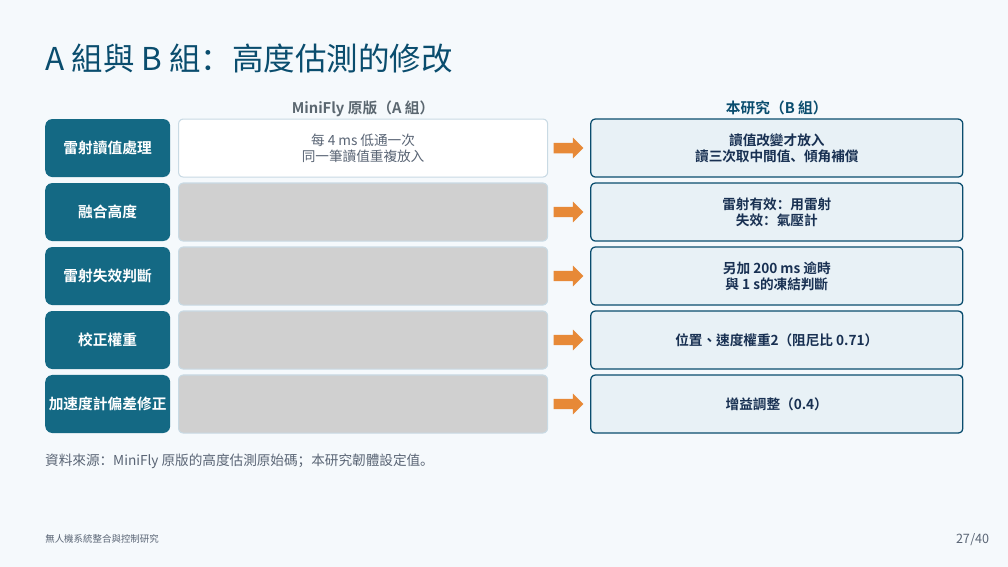
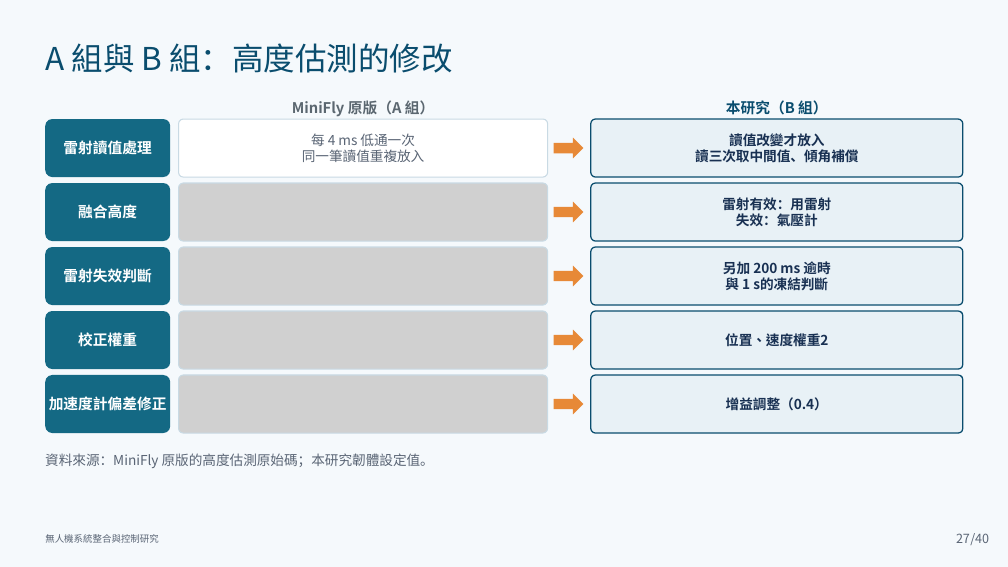
Before and after one commit to lingken1028/-, a slide deck: slide 27 of 無人機系統整合與控制研究_口試簡報 2.pptx. Drawn at 1008x567 pixels with LibreOffice and Linux fonts; fonts in the diff are those of the drawing; grey boxes stand for pictures. Boxes give left, top, right and bottom in pixels: in the first picture for what was removed or moved away, otherwise in the second. Text is boxed around its words. In the diff, an @@ line names an element or a change of style, - is before the commit and + after.

```diff
--- a/無人機系統整合與控制研究_口試簡報 2.pptx
+++ b/無人機系統整合與控制研究_口試簡報 2.pptx
@@ text in rounded rectangle at bbox=[725, 333, 828, 346]: text changed @@
-位置、速度權重2（阻尼比 0.71）
+位置、速度權重2
```
Also in this commit, not shown: 1 other slide changed.
